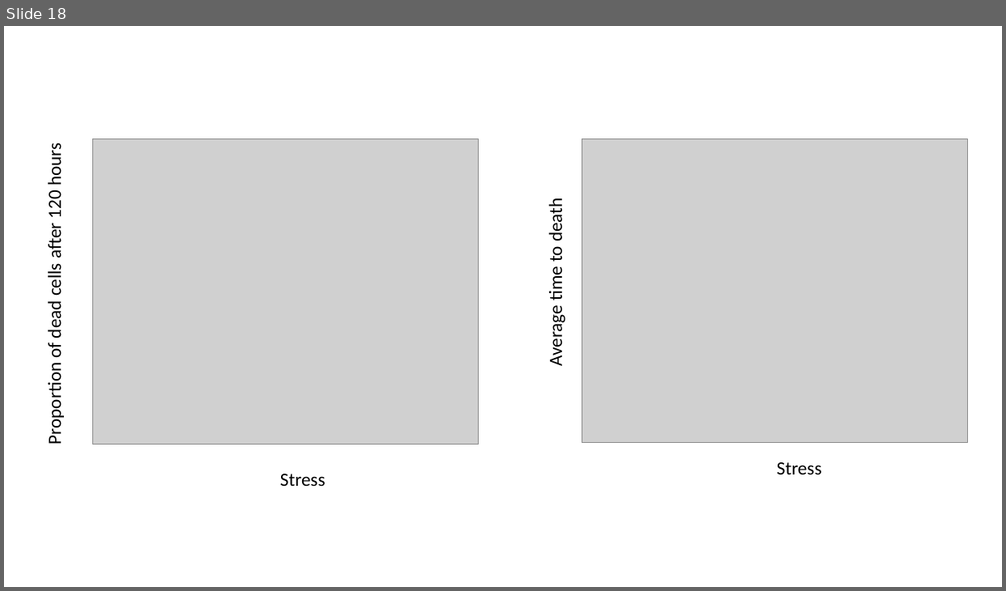
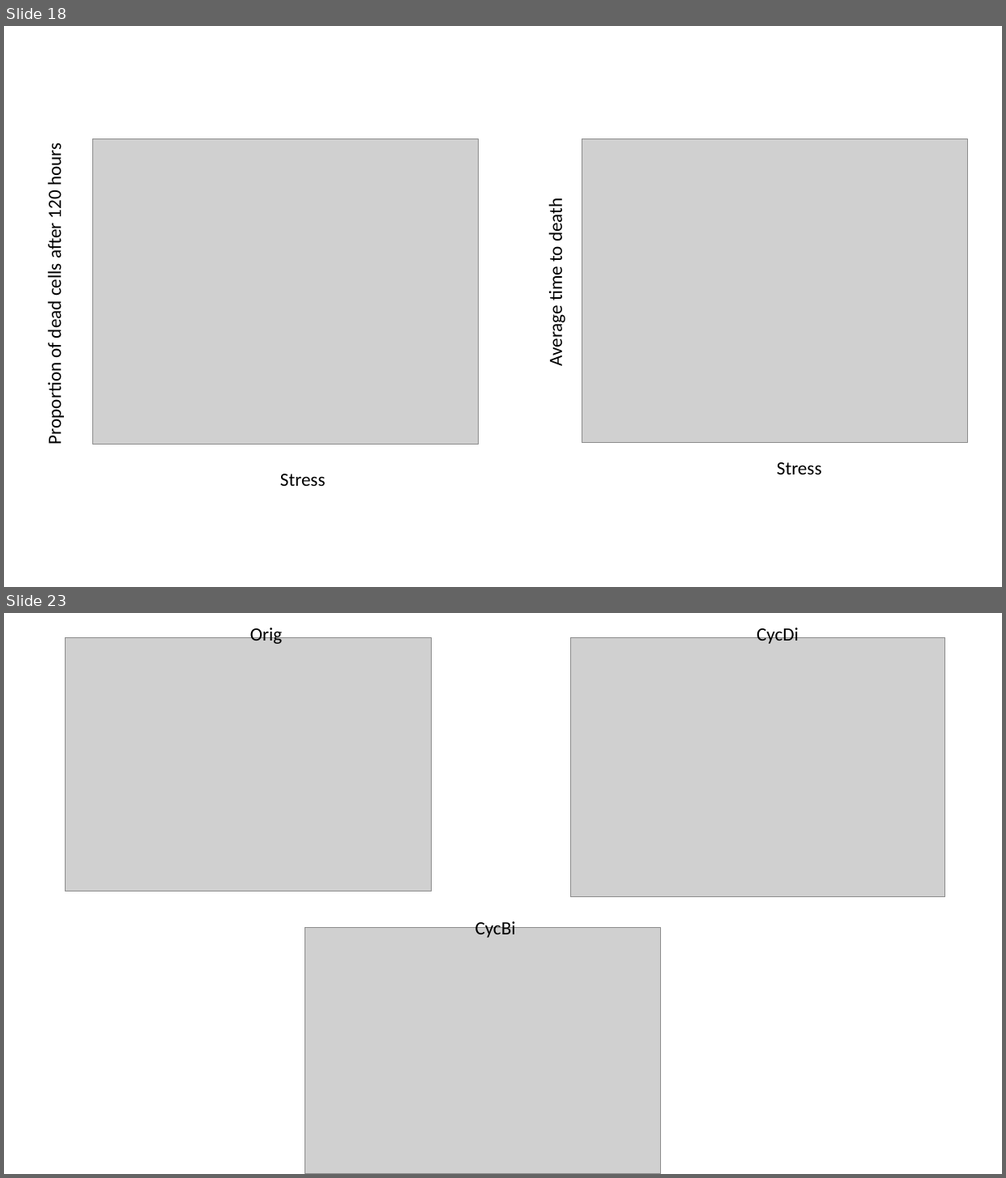
Before and after one commit to QuLab-VU/ECM_cell_cycle_model, a slide deck: Matlab/v2/death_module_testing.pptm. Shown one above the other, each under a label of ours: slide 18 before the commit, slides 18 and 23 after it; the slides between them are not shown. The pictures are 1006x591 and 1006x1178 pixels, drawn with LibreOffice and Linux fonts; fonts in the diff are those of the drawing; grey boxes stand for pictures. Boxes give left, top, right and bottom in pixels: in the first picture for what was removed or moved away, otherwise in the second. Text is boxed around its words. In the diff, an @@ line names an element or a change of style, - is before the commit and + after.

```diff
--- a/Matlab/v2/death_module_testing.pptm
+++ b/Matlab/v2/death_module_testing.pptm
@@ slide 23 added at [4,613,1002,1174], background #FFFFFF @@
@@ text added at [250,624,282,644], 18 pt, text #000000 @@
+Orig
@@ text added at [756,624,799,644], 18 pt, text #000000 @@
+CycDi
@@ picture added at [65,637,432,892] @@
@@ picture added at [571,637,945,897] @@
@@ picture added at [305,928,661,1174] @@
@@ text added at [475,919,516,938], 18 pt, text #000000 @@
+CycBi
```
Also in this commit, not shown: 4 other slides added, 22 other files.
